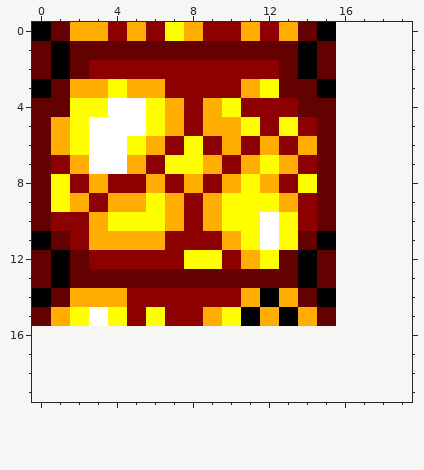
Pixel-art sprite -- resources/mapa_nivel_2/bloque_grande.png. This is how it looked before the edit.
The file is 16x16 pixels. The old version is drawn lined up with the new one, on the new canvas.
The same view after the edit:
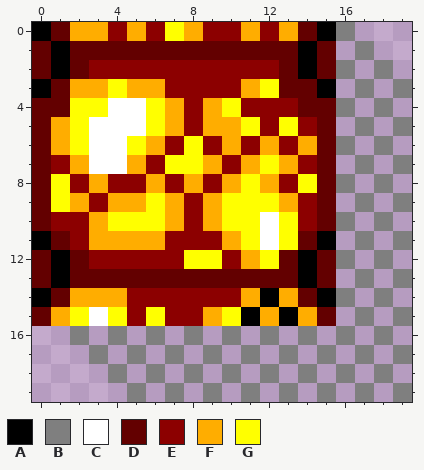
Palette (. is transparent): A #000000  B #7f7f7f  C #ffffff  D #630000  E #8c0000  F #ffad00  G #ffff00
From old to new:
canvas 16x16 -> 20x20
Changed rows in their new state; - is an unchanged pixel.
first column x 2:
 0 --------------B---
 1 ---------------B--
 2 --------------B-B-
 3 ---------------B-B
 4 --------------B-B-
 5 ---------------B-B
 6 --------------B-B-
 7 ---------------B-B
 8 --------------B-B-
 9 ---------------B-B
10 --------------B-B-
11 ---------------B-B
12 --------------B-B-
13 ---------------B-B
14 --------------B-B-
15 ---------------B-B
16 B-B-B-B-B-B-B-B-B-
17 -B-B-B-B-B-B-B-B-B
18 --B-B-B-B-B-B-B-B-
19 ---B-B-B-B-B-B-B-B
Pixel boxes of the changes (left, top, right, bottom) in both pictures:
added: (70, 22, 412, 402)
